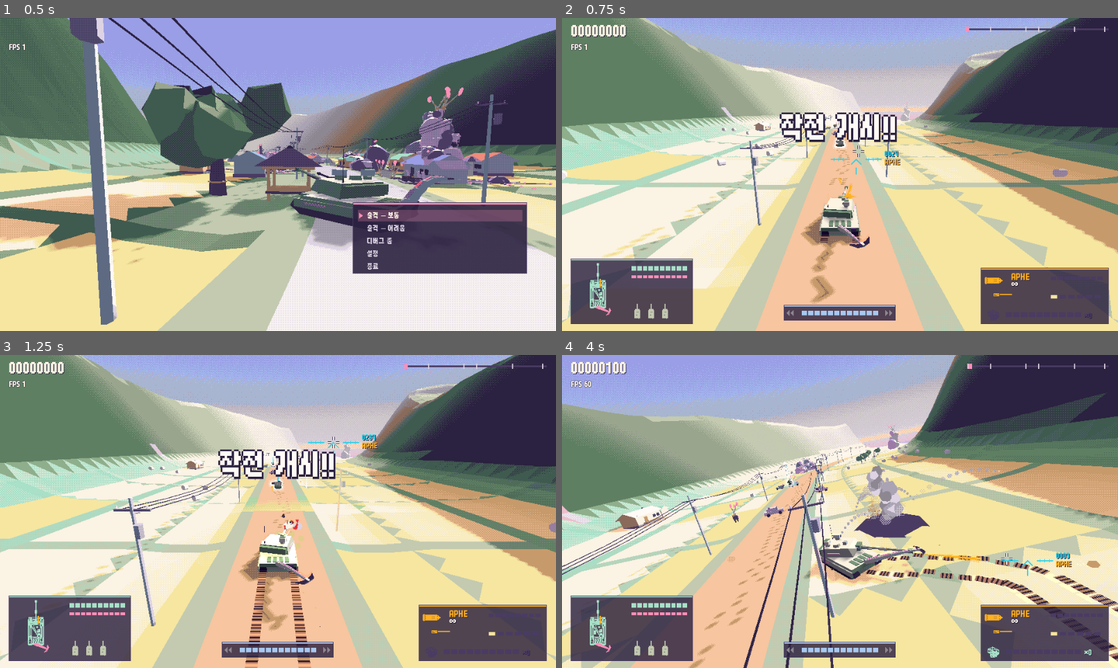
Above: before the commit, frames 1-4 (two rows, left to right).
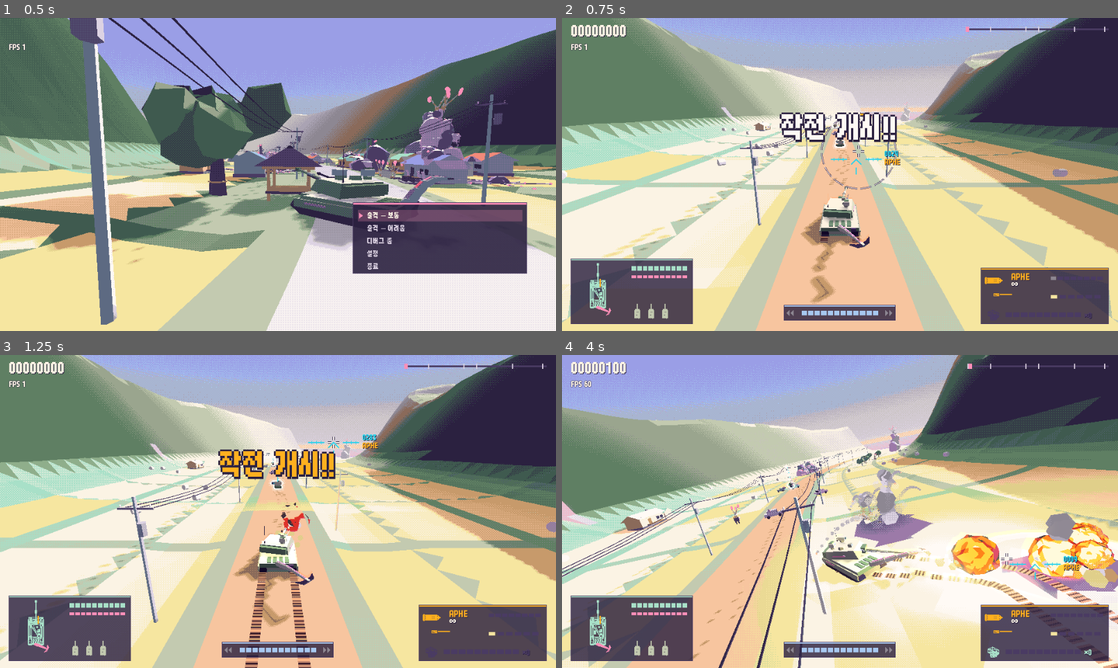
Above: after the commit, the same moments.

Repository: scarf005/orca-class
Game: Godot game, scene res://scenes/main.tscn
The game is run twice, just before and just after one commit, with the same random seed, the same clock (stepped at 60 frames per second) and the same inputs.
Inputs (mouse positions are in pixels of both pictures, inside the frame that each line leads up to):
- Up to frame 1 (0.5 s): no input
- Up to frame 2 (0.75 s): tap Enter (ui_accept) at 0.5 s; drag from (840, 174) to (895, 105) at 0.52 s
- Up to frame 3 (1.25 s): no input
- Up to frame 4 (4 s): drag from (728, 527) to (812, 574) at 1.27 s; move the mouse to (895, 442) at 2.02 s; press the mouse at (895, 442) at 2.03 s; hold D (move_right) 2.03-2.75 s; release the mouse at (895, 442) at 2.75 s; drag from (812, 574) to (673, 464) at 2.77 s; move the mouse to (1006, 558) at 3.52 s; hold A (move_left) from 3.53 s (still down); hold Q from 3.53 s (still down); tap Enter (ui_accept) at 3.77 s; click (1006, 558) at 3.8 s

Frame 1 is identical in both runs. In frame 2, 0.2% of the frame differs, in the area x 46-89%, y 30-84%; in frame 3, 5.3%; in frame 4, 35%, in the area x 0-100%, y 0-100%.

Commit message:
feat: fire the coax by itself and give a click a quick main-gun shell
- the coax fires whenever the sight soft-locks an enemy
- a click fires a quick shell, a hold past 0.15 s locks and charges; 0.8 s recovery after a shot
- gun timings, turret rates and hit weight become static vars for live tuning

Assisted-by: claude-code:claude-opus-5-5
Co-authored-by: Claude Opus 5.5 <noreply@anthropic.com>

Diff:
--- a/scripts/player/armament.gd
+++ b/scripts/player/armament.gd
@@ -23,19 +23,20 @@
 ## Rounds loaded per special-round pickup.
 const MAGAZINE := {Round.HEAT: 6, Round.CANISTER: 6, Round.DRAGON: 6, Round.APFSDS: 6, Round.AIRBURST: 6}
 
-## A real 100 mm gun, Star Fox style, on the same button as the coax: a tap is a coax burst, a hold past
-## TAP_TIME charges the shell. Let go early for a quick shell, at full charge for a hitscan that pierces.
+## A real 100 mm gun on the fire button, Star Fox style: a click fires a quick shell, a hold past TAP_TIME
+## locks its target and charges it. Let go early for a quick shell, at full charge for a hitscan that
+## pierces. The coax fires by itself at whatever the sight soft-locks.
 const SHELL_SPEED := 1700.0 ## Full-charge rounds are hitscan; this only sets their lead (none, in effect).
 const SHELL_RANGE := 420.0
 const SHELL_DAMAGE := 1500.0
-const QUICK_SPEED := 260.0 ## A quick shell is a visible projectile along the barrel, without gravity.
+## Tuned live in the duel mode, hence static vars.
+static var QUICK_SPEED := 260.0 ## A quick shell is a visible projectile along the barrel, without gravity.
 
-const COAX_BURST := 0.22 ## Seconds of coax fire a press gives, however long the button is held.
-const TAP_TIME := 0.3 ## A hold this long starts the main-gun charge and locks its target.
-const FULL_TIME := 1.0 ## Seconds of hold for a full charge.
-const AUTO_FIRE_TIME := 1.5 ## Seconds of hold at which the gun fires by itself; the button must be pressed again.
-const CANNON_RECOVER := 0.5 ## After a shot a new hold cannot charge for this long.
-const LOCK_RADIUS := 64.0 ## 3D-view pixels around the reticle that a charge picks and locks its target within.
+static var TAP_TIME := 0.15 ## A hold this long locks the target and starts the charge; a shorter click is a quick shell.
+static var FULL_TIME := 1.0 ## Seconds of hold for a full charge.
+static var AUTO_FIRE_TIME := 1.5 ## Seconds of hold at which the gun fires by itself; the button must be pressed again.
+static var CANNON_RECOVER := 0.8 ## After a shot the gun cannot fire or charge for this long.
+static var LOCK_RADIUS := 64.0 ## 3D-view pixels around the reticle that a charge picks and locks its target within.
 const QUICK_DAMAGE := Vector2(800.0, 1500.0) ## APHE quick shell by charge.
 const QUICK_RADIUS := Vector2(4.0, 6.0)
 const QUICK_BLAST := Vector2(300.0, 600.0)
--- a/scripts/player/tank.gd
+++ b/scripts/player/tank.gd
@@ -36,6 +36,10 @@
 const LOCK_SWITCH := 0.6 ## Another enemy takes a held lock only when this much nearer the reticle.
 const SIGHT_RATE := 10.0 ## Per second the chevron's range eases toward the range it rests on.
 const PART_LOCK_RADIUS := 90.0 ## Screen pixels: on a target made of modules, the nearest one within this is locked.
+## Tuned live in the duel mode, hence static vars.
+static var TURRET_RATE := 12.0 ## Radians per second the turret traverses.
+static var PITCH_RATE := 9.0 ## Radians per second the gun elevates.
+static var HIT_WEIGHT := 1.0 ## Scales the freeze, shake and flash a cannon hit lands with.
 const RESPAWN_DELAY := 1.8
 const RESPAWN_INVULN := 2.6
 const CRUSH_SPEED := 5.0 ## Ground speed above which the tank runs down ground enemies.
@@ -82,7 +86,6 @@
 var _auto_fire := false ## The hold reached the auto-fire time: the gun fires this frame.
 var _spent := false ## The gun fired by itself: the button has to come up before a new hold counts.
 var _recover := 0.0 ## Seconds until a hold can charge again after a shot.
-var _burst := 0.0 ## Seconds of coax fire left from the last press.
 var _full_click := false
 var _coax_timers: Array[float] = []
 
@@ -552,10 +555,10 @@
 	_sight_lock = lock
 	var local := model.turret.global_transform.affine_inverse() * lay
 	var yaw := atan2(-local.x, -local.z)
-	model.turret.rotation.y = rotate_toward(model.turret.rotation.y, model.turret.rotation.y + yaw, 12.0 * modules.traverse_factor() * delta)
+	model.turret.rotation.y = rotate_toward(model.turret.rotation.y, model.turret.rotation.y + yaw, TURRET_RATE * modules.traverse_factor() * delta)
 	var to_aim := local - model.gun_pivot.position
 	var pitch := clampf(atan2(to_aim.y, Vector2(to_aim.x, to_aim.z).length()), deg_to_rad(-8.0), deg_to_rad(55.0))
-	model.gun_pivot.rotation.x = move_toward(model.gun_pivot.rotation.x, pitch, 9.0 * delta)
+	model.gun_pivot.rotation.x = move_toward(model.gun_pivot.rotation.x, pitch, PITCH_RATE * delta)
 	_barrel_recoil = move_toward(_barrel_recoil, 0.0, delta * 2.5)
 	model.barrel.position.z = _barrel_recoil
 
@@ -631,7 +634,6 @@
 	_fire_released = false
 	_spent = false
 	_recover = 0.0
-	_burst = 0.0
 
 
 func _reset_charge() -> void:
@@ -674,8 +676,6 @@
 		return
 	var held := Input.is_action_pressed("fire")
 	_fire_released = _fire_held and not held
-	if held and not _fire_held:
-		_burst = Armament.COAX_BURST # Every press gives a burst; holding does not keep the coax going.
 	if not held:
 		_spent = false
 	var waited := minf(_recover, delta)
@@ -750,8 +750,8 @@
 
 func _update_weapons(delta: float) -> void:
 	coax_part = _pick_part(coax_target)
-	if input_enabled and _burst > 0.0:
-		_burst -= delta
+	# The coax works on its own: it fires whenever the sight soft-locks an enemy.
+	if input_enabled and is_instance_valid(coax_target):
 		var calibers := Armament.tier_calibers(coax_tier)
 		for i in calibers.size():
 			_coax_timers[i] -= delta
@@ -763,7 +763,7 @@
 		for i in _coax_timers.size():
 			_coax_timers[i] = maxf(_coax_timers[i] - delta, 0.0)
 	if _fire_released or _auto_fire:
-		if input_enabled and _hold >= Armament.TAP_TIME:
+		if input_enabled and _hold > 0.0:
 			fire_cannon(Vector3.INF, Vector3.ZERO, charge)
 			_recover = Armament.CANNON_RECOVER
 			_spent = _auto_fire
@@ -1034,16 +1034,16 @@
 func _count_hit(projectile: Projectile, point: Vector3, target: Entity) -> void:
 	var world := World.current
 	var power := projectile.hit.power if projectile.hit else 0.0
-	world.shake(lerpf(0.3, 0.55, power), point)
+	world.shake(lerpf(0.3, 0.55, power) * HIT_WEIGHT, point)
 	if target and target.team == Team.ENEMY:
 		world.stats.shot_hits += 1
 		# The hit lands with its own weight: a freeze, a white flash and a ring on the target.
-		world.hitstop(lerpf(0.045, 0.08, power))
-		world.fx.light_flash(point, lerpf(16.0, 26.0, power), Palette.WHITE, 22.0)
-		world.fx.impact_star(point, lerpf(2.6, 4.5, power), Palette.WHITE)
-		world.fx.shockwave(point, lerpf(5.0, 11.0, power), Palette.WHITE, 0.18)
+		world.hitstop(lerpf(0.045, 0.08, power) * HIT_WEIGHT)
+		world.fx.light_flash(point, lerpf(16.0, 26.0, power) * HIT_WEIGHT, Palette.WHITE, 22.0)
+		world.fx.impact_star(point, lerpf(2.6, 4.5, power) * HIT_WEIGHT, Palette.WHITE)
+		world.fx.shockwave(point, lerpf(5.0, 11.0, power) * HIT_WEIGHT, Palette.WHITE, 0.18)
 		world.fx.sparks(point, projectile.splash_direction(), 18 + int(power * 14), Palette.WHITE, 18.0)
-		world.camera.kick(0.04 * power)
+		world.camera.kick(0.04 * power * HIT_WEIGHT)
 
 
 ## What the laser burns next: the incoming projectile that arrives soonest, or a drone close enough
--- a/tests/charge_test.gd
+++ b/tests/charge_test.gd
@@ -27,43 +27,46 @@
 	return world.projectiles.filter(func(p: Projectile) -> bool: return p.shape == "shell" and not p.is_queued_for_deletion())
 
 
-func test_a_press_fires_one_coax_burst_and_holding_does_not_extend_it() -> void:
-	var world := _rig()
-	var tank := world.player
+func test_the_coax_fires_by_itself_at_a_soft_locked_enemy() -> void:
+	var world := _rig()
+	var tank := world.player
+	_step(tank, 0.3)
+	check_eq(_bullets(world), 0, "nothing locked, nothing fired")
+	var enemy := Enemy.new()
+	enemy.position = tank.hit_center() - Vector3(0, 0, 40)
+	world.add_enemy(enemy)
+	enemy.set_process(false)
+	tank.coax_target = enemy
+	_step(tank, 0.3)
+	check(_bullets(world) > 0, "a soft lock is enough: no button")
+	check_eq(world.stats.shots, 0, "and the main gun stays quiet")
+
+
+func test_a_click_fires_one_quick_shell_then_the_gun_recovers() -> void:
+	var world := _rig()
+	var tank := world.player
+	Input.action_press("fire")
+	_step(tank, Armament.TAP_TIME - 0.02)
+	check_eq(tank.charge, 0.0, "no charge inside the tap time")
+	check(not tank.is_charging(), "and no lock either")
+	Input.action_release("fire")
+	_step(tank, 0.0)
+	check_eq(world.stats.shots, 1, "a click fires one shell")
+	check_eq(world.stats.charged_shots, 0, "a quick one")
 	Input.action_press("fire")
 	_step(tank, 1.0 / 60.0)
-	check_eq(_bullets(world), 1, "the first round leaves on the press frame")
-	for _i in 30:
-		_step(tank, 1.0 / 60.0)
-	var burst := _bullets(world)
-	var interval: float = Armament.GUNS[Armament.tier_calibers(0)[0]].interval
-	check_eq(burst, ceili(Armament.COAX_BURST / interval), "a burst is COAX_BURST of fire at the tier's interval")
-	_step(tank, 0.3)
-	check_eq(_bullets(world), burst, "holding adds no more coax rounds")
-	Input.action_release("fire")
-	_step(tank, 0.0)
+	Input.action_release("fire")
+	_step(tank, 0.0)
+	check_eq(world.stats.shots, 1, "a click during recovery fires nothing")
+	_step(tank, Armament.CANNON_RECOVER)
+	Input.action_press("fire")
 	_step(tank, 1.0 / 60.0)
-	Input.action_press("fire")
-	_step(tank, 1.0 / 60.0)
-	check_eq(_bullets(world), burst + 1, "the next press gives a new burst")
-	Input.action_release("fire")
-
-
-func test_a_tap_fires_no_cannon_and_resets() -> void:
-	var world := _rig()
-	var tank := world.player
-	for _i in 10:
-		Input.action_press("fire")
-		_step(tank, Armament.TAP_TIME - 0.02)
-		check_eq(tank.charge, 0.0, "no charge inside the tap time")
-		check(not tank.is_charging(), "and not charging")
-		Input.action_release("fire")
-		_step(tank, 0.0)
-		_step(tank, 0.1)
-	check_eq(world.stats.shots, 0, "taps fire no main-gun shell")
-	Input.action_press("fire")
-	_step(tank, Armament.TAP_TIME + (Armament.FULL_TIME - Armament.TAP_TIME) * 0.5)
-	check_near(tank.charge, 0.5, 0.02, "charge fills from TAP_TIME to FULL_TIME")
+	Input.action_release("fire")
+	_step(tank, 0.0)
+	check_eq(world.stats.shots, 2, "once recovered, the next click fires")
+	Input.action_press("fire")
+	_step(tank, Armament.CANNON_RECOVER + Armament.TAP_TIME + (Armament.FULL_TIME - Armament.TAP_TIME) * 0.5)
+	check_near(tank.charge, 0.5, 0.05, "a hold charges from TAP_TIME to FULL_TIME")
 	check(tank.is_charging(), "past the tap time the gun charges")
 	Input.action_release("fire")
 	_step(tank, 0.0)
@@ -133,7 +136,7 @@
 	Input.action_release("fire")
 
 
-func test_recovery_blocks_a_new_charge_but_not_the_coax_burst() -> void:
+func test_recovery_blocks_a_new_charge() -> void:
 	var world := _rig()
 	var tank := world.player
 	Input.action_press("fire")
@@ -141,10 +144,8 @@
 	Input.action_release("fire")
 	_step(tank, 0.0)
 	check_eq(world.stats.shots, 1, "a shot")
-	var bullets := _bullets(world)
 	Input.action_press("fire")
 	_step(tank, 0.02)
-	check(_bullets(world) > bullets, "a press right after still gives the coax burst")
 	_step(tank, Armament.CANNON_RECOVER + Armament.TAP_TIME - 0.1)
 	check(not tank.is_charging() and tank.charge == 0.0, "but the hold does not charge during recovery and the tap time")
 	_step(tank, 0.14)
